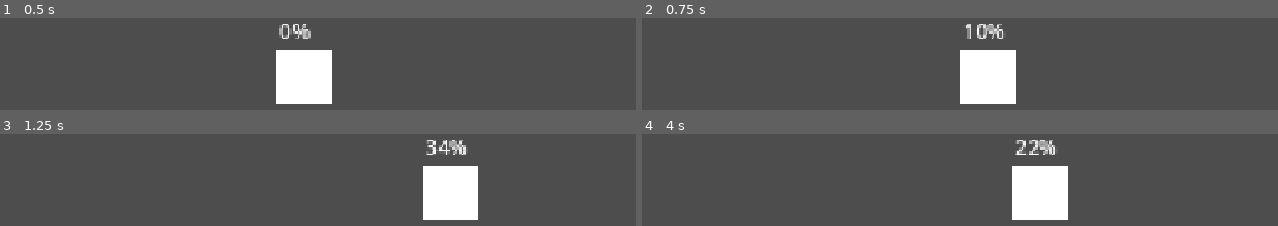
Above: before the commit, frames 1-4 (two rows, left to right).
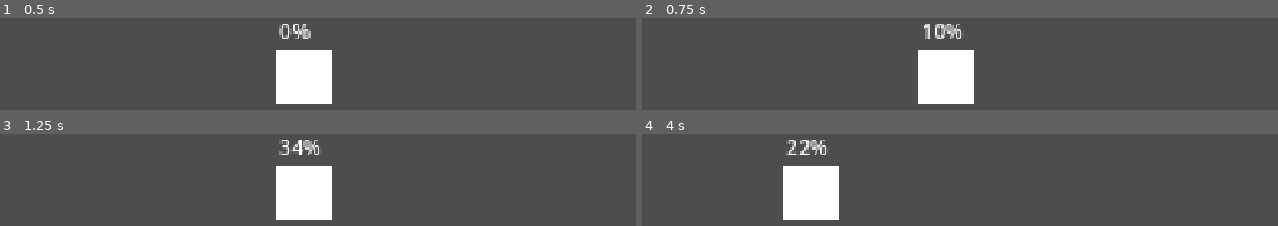
Above: after the commit, the same moments.

Repository: CD1FOX/90-day-beginner-project-challenge
Game: Godot game, scene res://Day 61 - 70/day_61.tscn
The game is run twice, just before and just after one commit, with the same random seed, the same clock (stepped at 60 frames per second) and the same inputs. The project has no main scene, so this scene is started directly.
Inputs (mouse positions are in pixels of both pictures, inside the frame that each line leads up to):
- Up to frame 1 (0.5 s): no input
- Up to frame 2 (0.75 s): tap Enter at 0.5 s; move the mouse to (1119, 67) at 0.52 s; hold Right (ui_right) from 0.53 s (still down); hold Keypad 1 (Dash) from 0.53 s (still down); click (1119, 67) at 0.67 s
- Up to frame 3 (1.25 s): keep holding Right (ui_right); keep holding Keypad 1 (Dash); tap Space (jump) at 0.77 s
- Up to frame 4 (4 s): release Right (ui_right) at 1.25 s; release Keypad 1 (Dash) at 1.25 s; drag from (outside the picture) to (outside the picture) at 1.27 s; tap Space (jump) at 2, 3.77 s; move the mouse to (outside the picture) at 2.02 s; hold Left (ui_left) 2.03-2.75 s; hold Keypad 2 (Dash2) 2.03-2.75 s; tap Keypad 1 (Dash) at 2.3 s; drag from (outside the picture) to (705, 138) at 2.77 s; tap Enter at 3.5 s; move the mouse to (outside the picture) at 3.52 s; hold Right (ui_right) from 3.53 s (still down); hold Keypad 1 (Dash) from 3.53 s (still down)

Frame 1 is identical in both runs. In frame 2, 8.9% of the frame differs, in the area x 43-59%, y 6-94%; in frame 3, 11%; in frame 4, 12%, in the area x 22-67%, y 6-94%.

Commit message:
Update
feat(day_62): Menu with buttons to launch different level scenes.

Diff:
--- a/Day 61 - 70/Scripts/day_61(player).gd
+++ b/Day 61 - 70/Scripts/day_61(player).gd
@@ -10,6 +10,7 @@
 
 	# Holding Dash (charging)
 	if Input.is_action_pressed("Dash") and charge_power <= 100:
+		direction = Vector2.ZERO
 		charge_power += 50 * delta
 		power_label.text = str(int(charge_power)) + "%"
 
--- /dev/null
+++ b/Day 61 - 70/Scripts/day_62.gd
@@ -0,0 +1,14 @@
+extends Node2D
+
+
+func _on_level_1_pressed() -> void:
+	get_tree().change_scene_to_file("res://Day 61 - 70/day_62(level_1).tscn")
+
+
+func _on_level_2_pressed() -> void:
+	get_tree().change_scene_to_file("res://Day 61 - 70/day_62(level_2).tscn")
+
+
+
+func _on_level_3_pressed() -> void:
+	get_tree().change_scene_to_file("res://Day 61 - 70/day_62(level_3).tscn")
--- /dev/null
+++ b/Day 61 - 70/day_62(level_1).tscn
@@ -0,0 +1,11 @@
+[gd_scene format=3 uid="uid://b7e83lbrpwcvr"]
+
+[node name="Level1" type="Node2D"]
+
+[node name="Label" type="Label" parent="."]
+offset_left = 396.0
+offset_top = 218.0
+offset_right = 761.0
+offset_bottom = 355.0
+theme_override_font_sizes/font_size = 100
+text = "LEVEL 1"
--- /dev/null
+++ b/Day 61 - 70/day_62(level_2).tscn
@@ -0,0 +1,11 @@
+[gd_scene format=3 uid="uid://cmddsov7kujfo"]
+
+[node name="Level2" type="Node2D"]
+
+[node name="Label" type="Label" parent="."]
+offset_left = 396.0
+offset_top = 218.0
+offset_right = 761.0
+offset_bottom = 355.0
+theme_override_font_sizes/font_size = 100
+text = "LEVEL 2"
--- /dev/null
+++ b/Day 61 - 70/day_62(level_3).tscn
@@ -0,0 +1,11 @@
+[gd_scene format=3 uid="uid://boa1nfjl25gdv"]
+
+[node name="Level3" type="Node2D"]
+
+[node name="Label" type="Label" parent="."]
+offset_left = 396.0
+offset_top = 218.0
+offset_right = 761.0
+offset_bottom = 355.0
+theme_override_font_sizes/font_size = 100
+text = "LEVEL 3"
--- /dev/null
+++ b/Day 61 - 70/day_62.tscn
@@ -0,0 +1,31 @@
+[gd_scene load_steps=2 format=3 uid="uid://dd2tgc3wfihk"]
+
+[ext_resource type="Script" uid="uid://dcv5xbrglilht" path="res://Day 61 - 70/Scripts/day_62.gd" id="1_iw0gl"]
+
+[node name="Day62" type="Node2D"]
+script = ExtResource("1_iw0gl")
+
+[node name="GridContainer" type="GridContainer" parent="."]
+offset_left = 272.0
+offset_top = 232.0
+offset_right = 466.0
+offset_bottom = 272.0
+scale = Vector2(3, 3)
+columns = 3
+
+[node name="Level1" type="Button" parent="GridContainer"]
+layout_mode = 2
+text = "Level 1"
+
+[node name="Level2" type="Button" parent="GridContainer"]
+layout_mode = 2
+text = "Level 2
+"
+
+[node name="Level3" type="Button" parent="GridContainer"]
+layout_mode = 2
+text = "Level 3"
+
+[connection signal="pressed" from="GridContainer/Level1" to="." method="_on_level_1_pressed"]
+[connection signal="pressed" from="GridContainer/Level2" to="." method="_on_level_2_pressed"]
+[connection signal="pressed" from="GridContainer/Level3" to="." method="_on_level_3_pressed"]
Not shown, added: Day 61 - 70/Scripts/day_62.gd.uid
